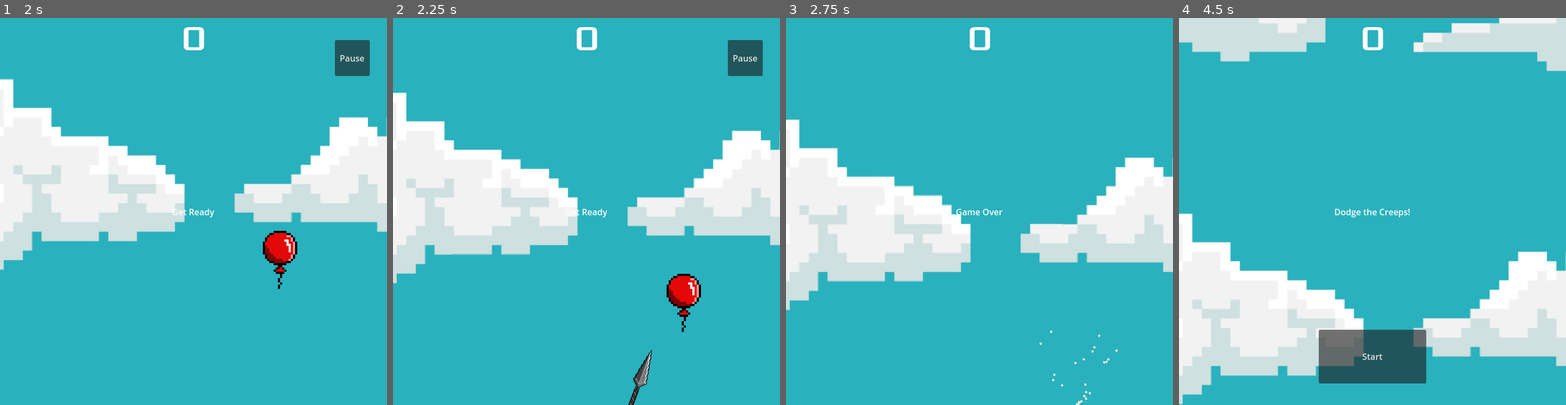
Above: before the commit, frames 1-4 (left to right).
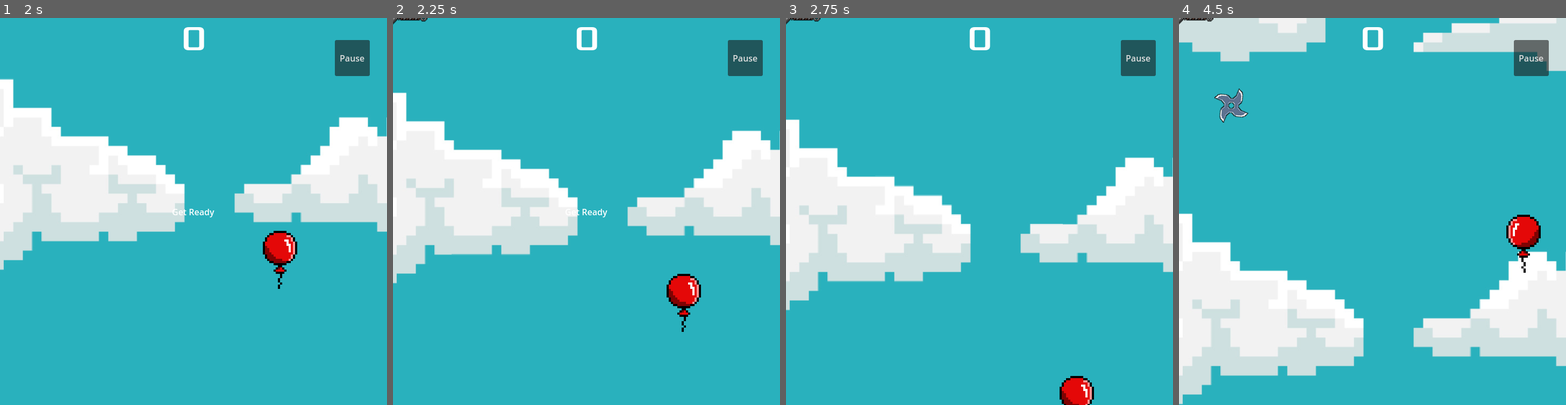
Above: after the commit, the same moments.

Repository: Turik556/First2D
Game: Godot game, scene res://Scenes/game.tscn
The game is run twice, just before and just after one commit, with the same random seed, the same clock (stepped at 60 frames per second) and the same inputs.
Inputs:
- Up to frame 1 (2 s): click "Start" at 0.5 s; hold D (move_right) from 1.28 s (still down)
- Up to frame 2 (2.25 s): release D (move_right) at 2.03 s; hold S (move_down) from 2.03 s (still down)
- Up to frame 3 (2.75 s): keep holding S (move_down)
- Up to frame 4 (4.5 s): release S (move_down) at 2.78 s; hold D (move_right) 2.78-3.53 s; hold W (move_up) 3.53-4.28 s; hold A (move_left) from 4.28 s (still down)

Frame 1 is identical in both runs. In frame 2, 0.4% of the frame differs, in the area x 0-67%, y 0-100%; in frame 3, 1.6%; in frame 4, 6.0%, in the area x 0-96%, y 0-95%.
Error after the commit: Invalid access to property or key 's_speed_up' on a base object of type 'Node (global.gd)'. (res://scripts/item_queue.gd:10)

Commit message:
add signals to  ui

Diff:
--- a/Scenes/Handlers/item_queue.tscn
+++ b/Scenes/Handlers/item_queue.tscn
@@ -21,7 +21,7 @@
 wait_time = 4.0
 one_shot = true
 
-[connection signal="timeout" from="ChangeSizeToSmallTimer" to="." method="_on_change_size_timer_timeout"]
+[connection signal="timeout" from="ChangeSizeToSmallTimer" to="." method="_on_change_size_to_small_timer_timeout"]
 [connection signal="timeout" from="AccelerationTime" to="." method="_on_acceleration_time_timeout"]
 [connection signal="timeout" from="FrozeTimer" to="." method="on_froze_timer_timeout"]
-[connection signal="timeout" from="ChangeSizeToBiggerTimer" to="." method="_on_change_size_timer_timeout"]
+[connection signal="timeout" from="ChangeSizeToBiggerTimer" to="." method="_on_change_size_to_bigger_timer_timeout"]
--- a/UI_items.gd
+++ b/UI_items.gd
@@ -16,15 +16,18 @@
 # Called every frame. 'delta' is the elapsed time since the previous frame.
 func _process(delta: float) -> void:
 	pass
-
 func set_texture(value):
 	$BoxContainer/TextureRect.texture = icons_dict[value]
 	pass
 
 func initialize():
-	Global.s_game_over.connect(game_over)
-	Global.s_froze_start.connect(on_froze_start)
-	Global.s_froze_ends.connect(on_item_effect_ends)
-	Global.s_speed_up.connect(on_speed_up_start)
-	Global.s_speed_up_ends.connect(on_item_effect_ends)
+	Global.s_game_over.connect()
+	Global.s_froze_start.connect()
+	Global.s_froze_ends.connect()
+	Global.s_speed_up_start.connect()
+	Global.s_speed_up_ends.connect()
+	Global.s_change_size_s_start.connect()
+	Global.s_change_size_s_ends.connect()
+	Global.s_change_size_b_start.connect()
+	Global.s_change_size_b_ends.connect()
 	pass
--- a/scripts/global.gd
+++ b/scripts/global.gd
@@ -2,9 +2,12 @@
 signal s_score_is
 signal s_start_game
 signal s_game_over
-signal s_item_work_start
+signal s_change_size_s_start
+signal s_change_size_b_start
+signal s_change_size_s_ends
+signal s_change_size_b_ends
 signal s_item_work_ends
 signal s_froze_start
 signal s_froze_ends
-signal s_speed_up
+signal s_speed_up_start
 signal s_speed_up_ends
--- a/scripts/item_queue.gd
+++ b/scripts/item_queue.gd
@@ -23,10 +23,6 @@
 	queue.append(item)
 	pass
 
-func _on_change_size_timer_timeout() -> void:
-	player.change_size("initial")
-	pass
-
 func on_speed_up_start():
 	$AccelerationTime.start(speed_up_time)
 	pass
@@ -45,12 +41,17 @@
 	match value:
 		"ChangeSizeToSmallTimer":
 			$ChangeSizeToSmallTimer.start()
+			Global.s_change_size_s_start.emit()
 		"ChangeSizeToBiggerTimer":
 			$ChangeSizeToBiggerTimer.start()
+			Global.s_change_size_b_start.emit()
 		"AccelerationTimer":
 			$AccelerationTime.start()
+			Global.s_speed_up_start.emit()
 		"FrozeTimer":
 			$FrozeTimer.start()
+			Global.s_froze_start.emit()
+
 	pass
 
 	debug()
@@ -92,3 +93,15 @@
 		"FrozeTimer":
 			$FrozeTimer.stop()
 	pass
+
+
+func _on_change_size_to_small_timer_timeout() -> void:
+	player.change_size("initial")
+	Global.s_change_size_s_ends.emit()
+	pass # Replace with function body.
+
+
+func _on_change_size_to_bigger_timer_timeout() -> void:
+	player.change_size("initial")
+	Global.s_change_size_b_ends.emit()
+	pass # Replace with function body.
--- a/scripts/mob.gd
+++ b/scripts/mob.gd
@@ -62,7 +62,7 @@
 	Global.s_game_over.connect(die)
 	Global.s_froze_start.connect(on_froze_start)
 	Global.s_froze_ends.connect(on_item_effect_ends)
-	Global.s_speed_up.connect(on_speed_up_start)
+	Global.s_speed_up_start.connect(on_speed_up_start)
 	Global.s_speed_up_ends.connect(on_item_effect_ends)
 	spawn_pos = handler.get_spawn_location()
 	pass
--- a/scripts/player.gd
+++ b/scripts/player.gd
@@ -94,7 +94,7 @@
 		if $ItemQueue.is_frozed:
 			$ItemQueue.add_time("FrozeTimer",body.item_active_time)
 		else:
-			Global.s_froze_start.emit()
+			$ItemQueue.start_timer("FrozeTimer")
 	$ItemQueue.add_to_interact_queue(body)
 	body.function()
 	pass
